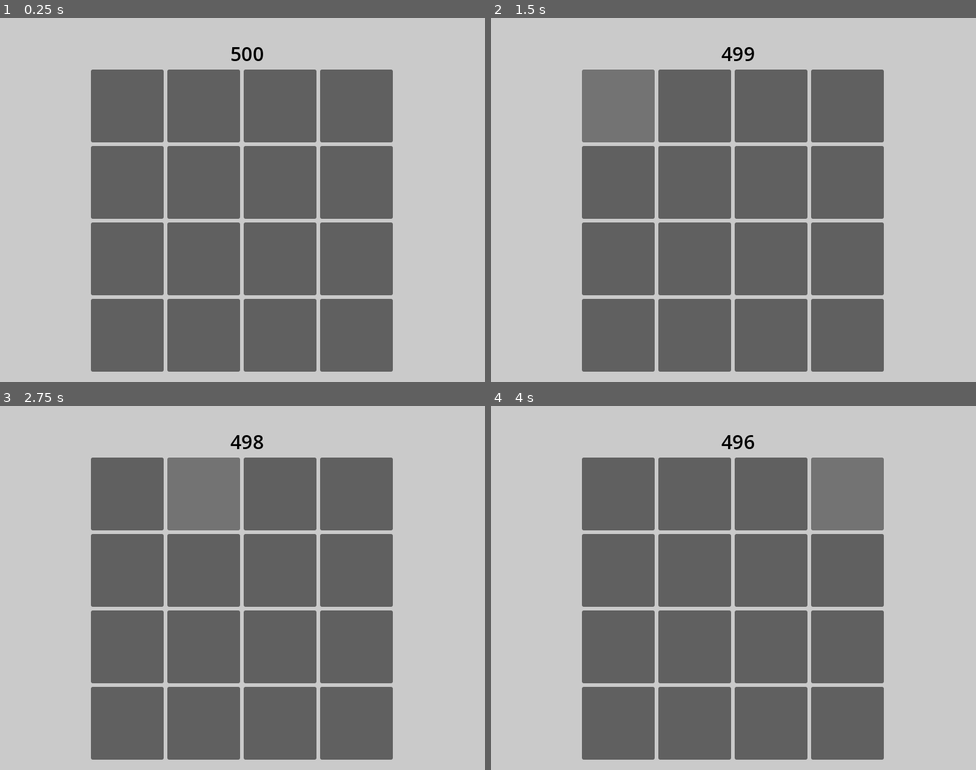
Above: before the commit, frames 1-4 (two rows, left to right).
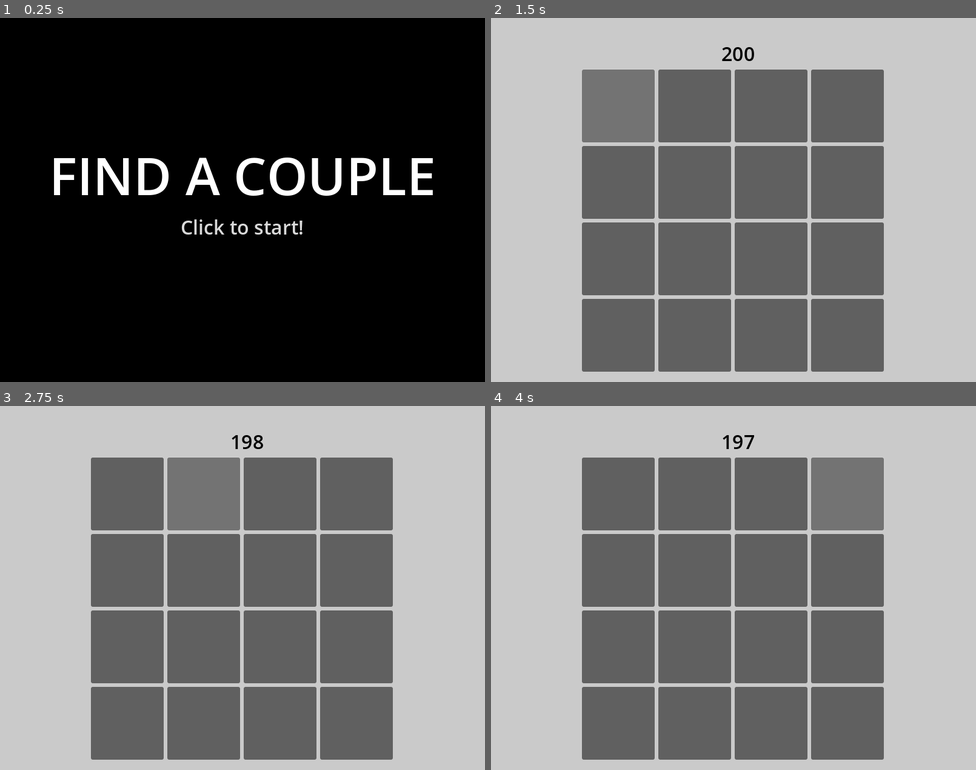
Above: after the commit, the same moments.

Repository: Igor20099/find-a-couple
Game: Godot game, scene res://scenes/main_menu.tscn
Same seed, same stepped clock (60 frames per second), same inputs: the game is played once before the commit and once after it. Before the commit the project starts from res://scenes/game.tscn.
Inputs (mouse positions are in pixels of both pictures, inside the frame that each line leads up to):
- Up to frame 1 (0.25 s): no input
- Up to frame 2 (1.5 s): click (617, 105) at 0.52 s; click (617, 105) at 1.25 s
- Up to frame 3 (2.75 s): click (203, 493) at 2 s
- Up to frame 4 (4 s): click (772, 493) at 2.75 s; click (849, 493) at 3.5 s

The runs differ from the first frame. In frame 1, 100% of the frame differs, in the area x 0-100%, y 0-100%; in frame 2, 0.1%; in frame 3, less than 0.1%; in frame 4, 0.1%.
Error in both runs: Attempt to call function 'play' in base 'null instance' on a null instance. (res://scripts/button/Button.gd:7)

Commit message:
edit game project

Diff:
--- a/project.godot
+++ b/project.godot
@@ -11,7 +11,7 @@
 [application]
 
 config/name="FindACouple"
-run/main_scene="res://scenes/game.tscn"
+run/main_scene="res://scenes/main_menu.tscn"
 config/features=PackedStringArray("4.1", "Forward Plus")
 config/icon="res://icon.svg"
 
@@ -24,3 +24,4 @@
 
 window/size/viewport_width=800
 window/size/viewport_height=600
+window/stretch/mode="canvas_items"
--- /dev/null
+++ b/scenes/main_menu.tscn
@@ -0,0 +1,63 @@
+[gd_scene load_steps=4 format=3 uid="uid://x8alc03jr0sv"]
+
+[ext_resource type="Script" path="res://ui/main_menu/main_menu.gd" id="1_n6mgv"]
+
+[sub_resource type="Animation" id="Animation_6fj16"]
+resource_name = "text_transperent"
+length = 2.0
+loop_mode = 1
+tracks/0/type = "value"
+tracks/0/imported = false
+tracks/0/enabled = true
+tracks/0/path = NodePath(".:theme_override_colors/font_color")
+tracks/0/interp = 1
+tracks/0/loop_wrap = true
+tracks/0/keys = {
+"times": PackedFloat32Array(0.1, 1, 2),
+"transitions": PackedFloat32Array(1, 1, 1),
+"update": 0,
+"values": [Color(1, 1, 1, 1), Color(1, 1, 1, 0), Color(1, 1, 1, 1)]
+}
+
+[sub_resource type="AnimationLibrary" id="AnimationLibrary_kpjs7"]
+_data = {
+"text_transperent": SubResource("Animation_6fj16")
+}
+
+[node name="MainMenu" type="Node2D"]
+script = ExtResource("1_n6mgv")
+
+[node name="CanvasLayer" type="CanvasLayer" parent="."]
+
+[node name="ColorRect" type="ColorRect" parent="CanvasLayer"]
+custom_minimum_size = Vector2(800, 600)
+offset_right = 800.0
+offset_bottom = 600.0
+color = Color(0, 0, 0, 1)
+
+[node name="MarginContainer" type="MarginContainer" parent="CanvasLayer"]
+offset_right = 40.0
+offset_bottom = 40.0
+theme_override_constants/margin_top = 200
+
+[node name="VBoxContainer" type="VBoxContainer" parent="CanvasLayer/MarginContainer"]
+custom_minimum_size = Vector2(800, 600)
+layout_mode = 2
+
+[node name="Label" type="Label" parent="CanvasLayer/MarginContainer/VBoxContainer"]
+layout_mode = 2
+theme_override_font_sizes/font_size = 86
+text = "FIND A COUPLE"
+horizontal_alignment = 1
+
+[node name="Label2" type="Label" parent="CanvasLayer/MarginContainer/VBoxContainer"]
+layout_mode = 2
+theme_override_colors/font_color = Color(1, 1, 1, 1)
+theme_override_font_sizes/font_size = 32
+text = "Click to start!"
+horizontal_alignment = 1
+
+[node name="AnimationPlayer" type="AnimationPlayer" parent="CanvasLayer/MarginContainer/VBoxContainer/Label2"]
+libraries = {
+"": SubResource("AnimationLibrary_kpjs7")
+}
--- a/scripts/global/Globals.gd
+++ b/scripts/global/Globals.gd
@@ -1,6 +1,6 @@
 extends Node
 
-const GAME_TIME = 500
+const GAME_TIME = 200
 const COLORS_COUNT = 8
 var opened_color = 0
 var color_first = null
--- a/ui/game_over_message.tscn
+++ b/ui/game_over_message.tscn
@@ -24,7 +24,7 @@
 
 [node name="Label" type="Label" parent="VBoxContainer"]
 layout_mode = 2
-theme_override_colors/font_color = Color(0, 0, 0, 1)
+theme_override_colors/font_color = Color(1, 0.07, 0.07, 1)
 theme_override_font_sizes/font_size = 64
 text = "Game Over!"
 horizontal_alignment = 1
--- /dev/null
+++ b/ui/main_menu/main_menu.gd
@@ -0,0 +1,11 @@
+extends Node2D
+
+
+@onready var animation_player = $CanvasLayer/MarginContainer/VBoxContainer/Label2/AnimationPlayer
+func _ready():
+	animation_player.play('text_transperent')
+
+
+func _input(event):
+	if event is InputEventMouseButton and event.button_index == MOUSE_BUTTON_LEFT and event.is_pressed():
+		get_tree().change_scene_to_file("res://scenes/game.tscn")
--- a/ui/win_message.tscn
+++ b/ui/win_message.tscn
@@ -24,7 +24,7 @@
 
 [node name="Label" type="Label" parent="VBoxContainer"]
 layout_mode = 2
-theme_override_colors/font_color = Color(0, 0, 0, 1)
+theme_override_colors/font_color = Color(1, 1, 1, 1)
 theme_override_font_sizes/font_size = 64
 text = "You win!"
 horizontal_alignment = 1
